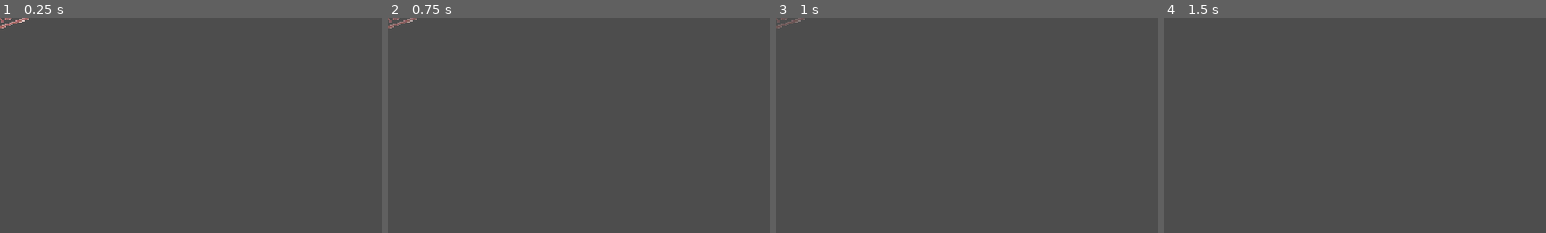
Above: before the commit, frames 1-4 (left to right).
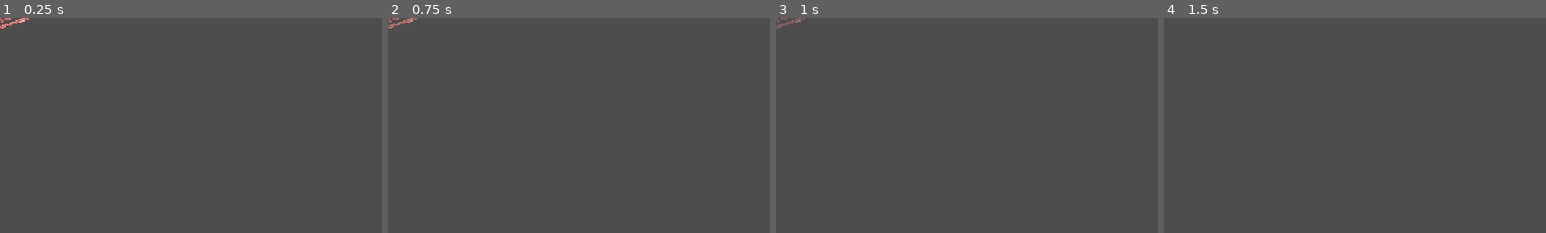
Above: after the commit, the same moments.

Repository: ygda-org/brackeys-26.2
Game: Godot game, scene res://employees/fired_icon.tscn
Same seed, same stepped clock (60 frames per second), same inputs: the game is played once before the commit and once after it. This scene is started directly instead of the project's main scene. Sound files missing from this copy of the repository are replaced by a short silence.
Inputs (mouse positions are % of the whole screen's width and height, from its top left):
- Up to frame 1 (0.25 s): no input
- Up to frame 2 (0.75 s): tap Enter at 0.5 s; move the mouse to (45, 70) at 0.52 s; hold W (up) from 0.53 s (still down); tap E (open_application) at 0.6 s
- Up to frame 3 (1 s): keep holding W (up)
- Up to frame 4 (1.5 s): keep holding W (up); tap Space at 1.25 s; move the mouse to (80, 65) at 1.27 s; click (80, 65) at 1.35 s
The pictures show only the part of the screen within x 0-50%, y 0-50%; the shares and areas given below are measured in that part.

The runs differ from the first frame. In frame 1, 0.1% of the frame differs, in the area x 0-8%, y 0-5%; in frame 2, 0.1%; in frame 3, less than 0.1%; in frame 4, nothing differs.

Commit message:
recoloring

Diff:
--- a/employees/fired_icon.gdshader
+++ b/employees/fired_icon.gdshader
@@ -3,4 +3,5 @@
 void fragment() {
 	if (COLOR.b > 0.8)
 		COLOR.a = 0.0;
+	COLOR.r += 0.2;
 }
